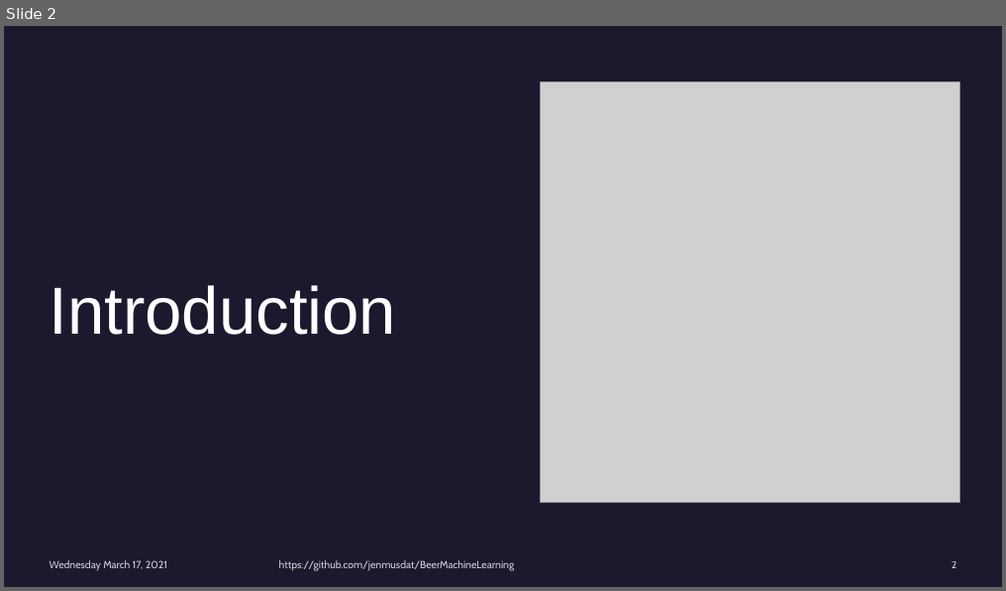
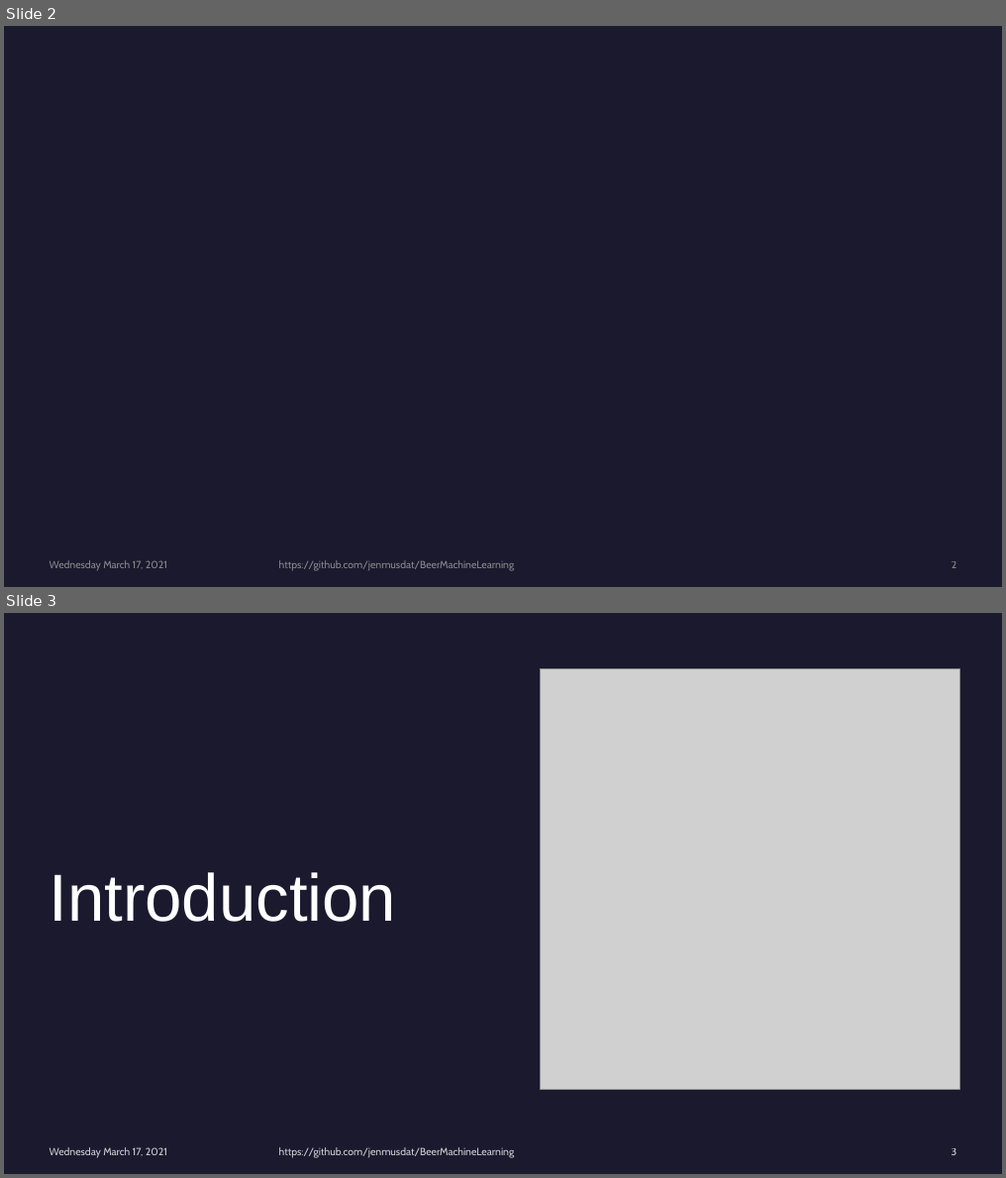
Before and after one commit to jenmusdat/BeerMachineLearning, a slide deck: Beer_Present_Final.pptx. Shown one above the other, each under a label of ours: slide 2 before the commit, slides 2 and 3 after it. The pictures are 1006x591 and 1006x1178 pixels, drawn with LibreOffice and Linux fonts; fonts in the diff are those of the drawing; grey boxes stand for pictures; background and template pictures are left out. Boxes give left, top, right and bottom in pixels: in the first picture for what was removed or moved away, otherwise in the second. Text is boxed around its words. In the diff, an @@ line names an element or a change of style, - is before the commit and + after.

```diff
--- a/Beer_Present_Final.pptx
+++ b/Beer_Present_Final.pptx
@@ slide 2 added at box(4, 26, 1002, 587), background picture (left out) @@
@@ text added at box(50, 561, 167, 570), 10 pt, text #A6A6A6 at 80% opacity @@
+Wednesday March 17, 2021
@@ text added at box(279, 561, 515, 571), 10 pt, text #A6A6A6 at 80% opacity @@
+https://github.com/jenmusdat/BeerMachineLearning
@@ page number added at box(951, 562, 957, 569), 10 pt, text #A6A6A6 at 80% opacity @@
+2
@@ what was slide 2 is now slide 3 @@
```
Also in this commit, not shown: 1 slide changed.
